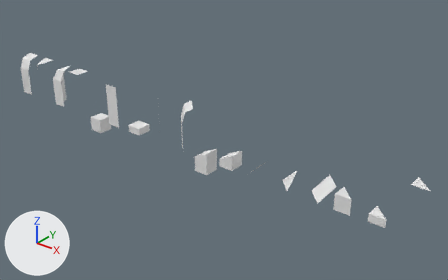
Renders of the Blender file world/dungeontiles/models/dungeontiles.blend from each side of a commit.
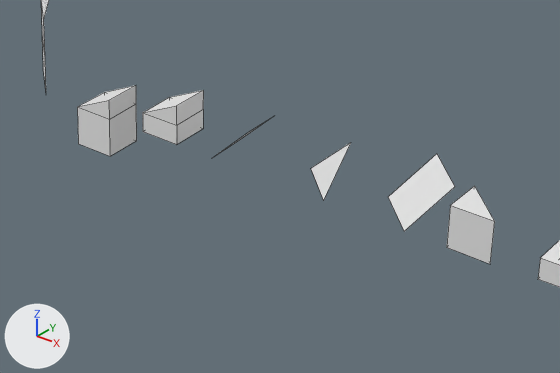
There are two pictures of each version: one whole from a 50 mm lens placed at (36.3, -26.7, 18.2), pointed at (13.6, 1.7, 0.5), one close up on the part from 37% to 84% of the width and 42% to 92% of the height. Lighting does not change. The marker at lower left points along +X, +Y and +Z. The close-ups show mesh edges as thin lines.

Names of what the first close-up shows: 'ceiling-ramp-corner', 'cielieng-diagonal-ramp', 'floor-diagonal-col', 'floor-diagonal-half-col', 'ramp-bottom-col', 'ramp-top-col'.
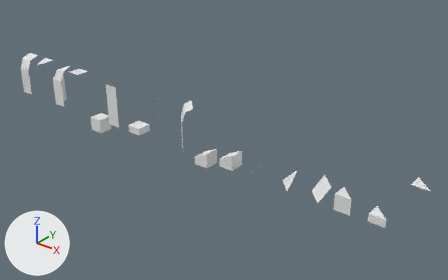
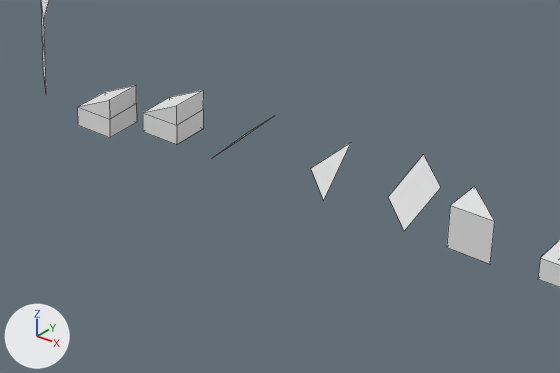
Boxes (x1, y1, x2, y2) around the edits, measured in the close-ups (560 x 373 px; the box of a moved part takes in the faces that stretch with it):
'ramp-bottom-col', reshaped (25% shorter): before (77, 85, 137, 156); after (77, 85, 137, 138)
'cielieng-diagonal-ramp', reshaped, moved (21% narrower): before (388, 154, 455, 231); after (388, 155, 441, 231)
part 1 of me_plane_016, moved or reshaped: before (78, 104, 137, 156); after (78, 104, 137, 138)

Patch to the scene script:
```diff
--- a/world/dungeontiles/models/dungeontiles.blend.py
+++ b/world/dungeontiles/models/dungeontiles.blend.py
@@ me_plane_016 @@
 # used by ob_ramp_bottom_col; location = (13.5, 0.0, 0.0)
-me_plane_016.from_pydata(...)  # 10 vertices, 9 faces; spans x -0.5..0.5, y -0.5..0.5, z -1.0..0.5
+me_plane_016.from_pydata(...)  # 10 vertices, 9 faces; spans x -0.5..0.5, y -0.5..0.5, z -0.5..0.5
+# me_plane_016 part 1
+# 4 vertices are removed from x -0.5..0.5, y -0.5..0.5, z -1.0
+# 5 faces are deleted
+# 4 vertices are added at (-0.5, 0.5, -0.5), (0.5, 0.5, -0.5), (0.5, -0.5, -0.5), (-0.5, -0.5, -0.5)
+# 5 new faces join them
 me_plane_016.materials.append(mat_material)
@@ me_plane_028 @@
 me_plane_028.from_pydata(...)  # 4 vertices, 1 face; spans x -0.5..1.21, y -0.5..1.21, z 0.0..1.0
 # used by ob_cielieng_diagonal_ramp; location = (21.5, 0.0, 0.0)
-me_plane_028.vertices[1].co = (0.21, 1.21, 1.0)  # pixel (436, 153)
-me_plane_028.vertices[3].co = (1.21, 0.21, 1.0)  # pixel (454, 186)
+# me_plane_028 part 2
+me_plane_028.vertices[1].co = (0.0, 1.0, 1.0)  # pixel (423, 154)
+me_plane_028.vertices[3].co = (1.0, 0.0, 1.0)  # pixel (440, 187)
 me_plane_028.materials.append(mat_material)
@@ ob_cielieng_diagonal_ramp @@
 ob_cielieng_diagonal_ramp = bpy.data.objects.new('cielieng-diagonal-ramp', me_plane_028)
-ob_cielieng_diagonal_ramp.location = (21.5, 0.0, 0.0)
+ob_cielieng_diagonal_ramp.location = (21.5, 0.01, 0.0)
```
